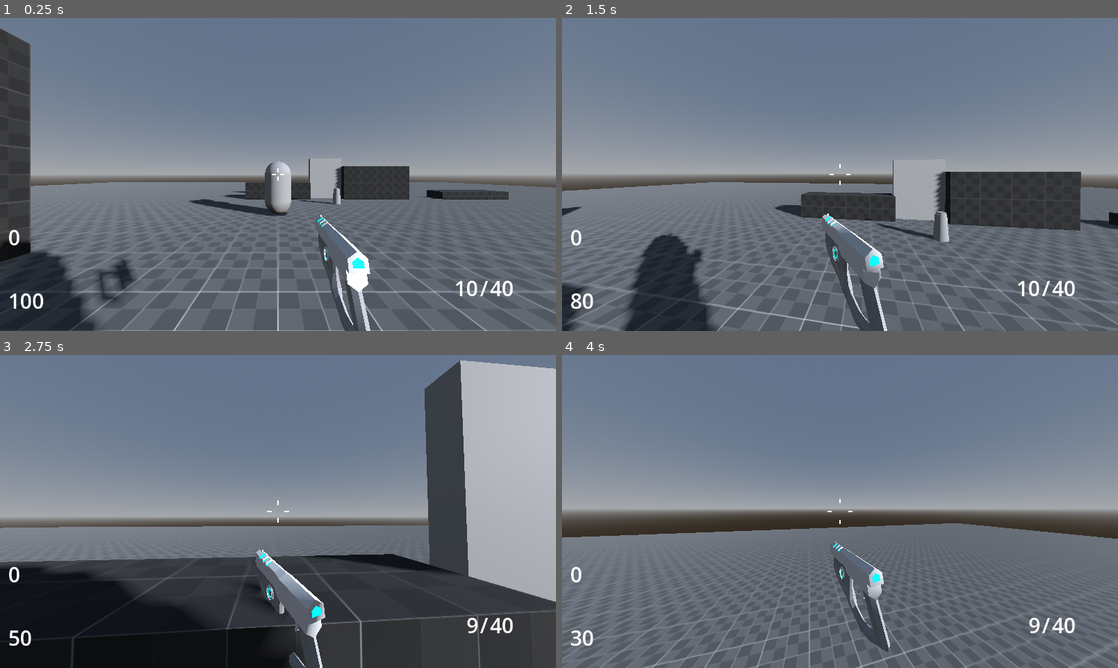
Above: before the commit, frames 1-4 (two rows, left to right).
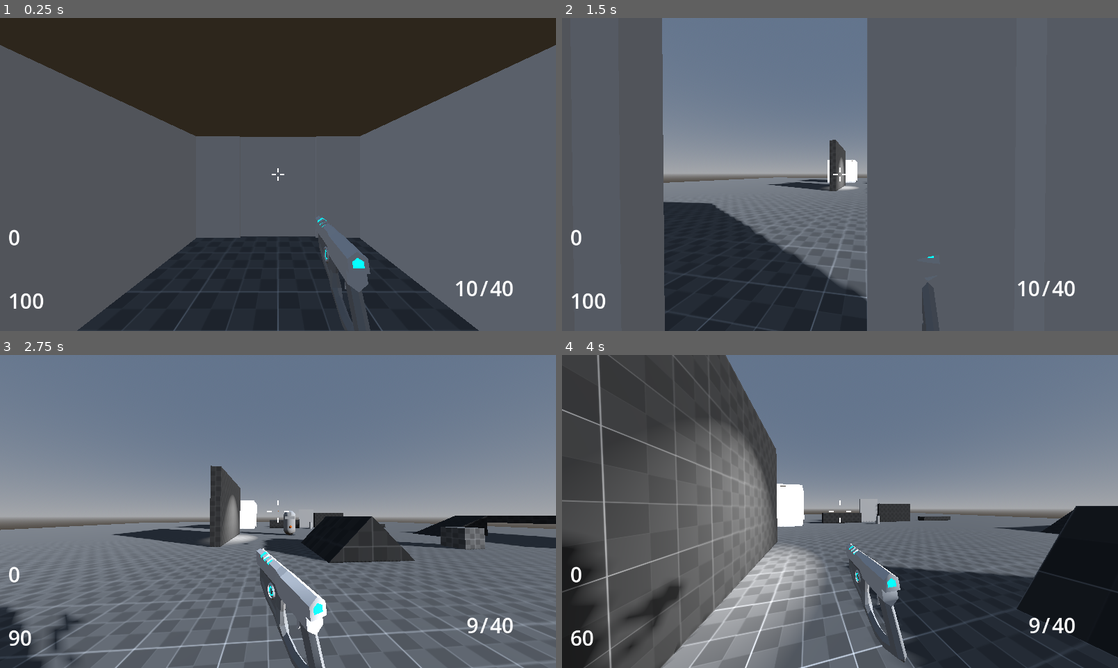
Above: after the commit, the same moments.

Repository: DiscoDragon69/2025s2-fps-Meltedvulture
Game: Godot game, scene res://Levels/dev_level.tscn
Two runs of this game, one before a commit and one after it. Both use one fixed random seed, a clock stepped at 60 frames per second and the inputs below.
Inputs (mouse positions are in pixels of both pictures, inside the frame that each line leads up to):
- Up to frame 1 (0.25 s): no input
- Up to frame 2 (1.5 s): move the mouse to (867, 174) at 0.52 s; hold Ctrl (crouch) 0.53-1.28 s; hold W (forward) from 0.53 s (still down); tap Space (jump) at 0.77 s; move the mouse to (812, 174) at 1.27 s; tap F (interact) at 1.35 s
- Up to frame 3 (2.75 s): keep holding W (forward); tap Space (jump) at 1.52 s; move the mouse to (289, 505) at 2.02 s; press the mouse at (289, 505) at 2.03 s
- Up to frame 4 (4 s): keep holding W (forward); move the mouse to (834, 517) at 2.77 s; release the mouse at (834, 517) at 2.78 s; tap Shift (sprint) at 2.85 s; tap Space (jump) at 3.02, 3.77 s; move the mouse to (878, 514) at 3.52 s; hold Mouse wheel down (weaponDown) from 3.53 s (still down)

The runs differ from the first frame. In frame 1, 81% of the frame differs, in the area x 0-100%, y 0-100%; in frame 2, 58%; in frame 3, 52%; in frame 4, 52%.

Commit message:
Backup for the great weapon migration
the great weapon migration is upon us.
The levels shall be desynced no more.

Diff:
--- a/Levels/dev_level.tscn
+++ b/Levels/dev_level.tscn
@@ -1,20 +1,22 @@
-[gd_scene load_steps=28 format=3 uid="uid://77ix2dc7fmfd"]
+[gd_scene load_steps=30 format=3 uid="uid://77ix2dc7fmfd"]
 
 [ext_resource type="Material" uid="uid://cipnbx8j3em41" path="res://Materials/Dev material.tres" id="1_7ir5h"]
 [ext_resource type="Material" uid="uid://c8f5oc8m0t56x" path="res://Materials/Dev material 2.tres" id="2_iiybt"]
 [ext_resource type="PackedScene" uid="uid://c3ffql15mo0aj" path="res://controllers/fps_controller.tscn" id="5_jy68c"]
 [ext_resource type="PackedScene" uid="uid://b5g43twq7o0jo" path="res://Scenes/Point Pickup.tscn" id="5_lllmm"]
 [ext_resource type="PackedScene" uid="uid://c3suacnati8p5" path="res://Scenes/Shooting Enemy.tscn" id="6_sh7u0"]
+[ext_resource type="PackedScene" uid="uid://b7iw6i56ry0x1" path="res://Scenes/Level Change Elevator.tscn" id="7_jq1s3"]
 [ext_resource type="PackedScene" uid="uid://cp6ha8p1oeydp" path="res://Scenes/Button and Door.tscn" id="7_xa0fl"]
+[ext_resource type="PackedScene" uid="uid://ddd2srvucv877" path="res://Levels/level_one.tscn" id="8_2pry7"]
 
 [sub_resource type="ProceduralSkyMaterial" id="ProceduralSkyMaterial_ru0gi"]
 
-[sub_resource type="Sky" id="Sky_crip2"]
+[sub_resource type="Sky" id="Sky_k0i8n"]
 sky_material = SubResource("ProceduralSkyMaterial_ru0gi")
 
 [sub_resource type="Environment" id="Environment_vi8wd"]
 background_mode = 2
-sky = SubResource("Sky_crip2")
+sky = SubResource("Sky_k0i8n")
 
 [sub_resource type="NavigationMesh" id="NavigationMesh_ant0e"]
 vertices = PackedVector3Array(-5.75, 0.5, -3.25, -4.5, 0.5, -3.5, -2.5, 0.5, -9.25, -2.5, 0.5, -10.75, -2, 0.5, -31.5,  …(1007 unchanged characters)…
@@ -202,6 +204,7 @@
 transform = Transform3D(1, 0, 0, 0, 1, 0, 0, 0, 1, 10, 1, 14)
 
 [node name="Player" parent="." instance=ExtResource("5_jy68c")]
+transform = Transform3D(1, 0, 0, 0, 1, 0, 0, 0, 1, -3, 0, 18)
 
 [node name="Shooting Enemy" parent="." instance=ExtResource("6_sh7u0")]
 transform = Transform3D(1, 0, 0, 0, 1, 0, 0, 0, 1, 0, 1, -6)
@@ -212,4 +215,12 @@
 [node name="Door Origin" parent="ButtonAndDoor" index="0"]
 transform = Transform3D(1, 0, 0, 0, 1, 0, 0, 0, 1, -1, 0, 0)
 
+[node name="FPS Elevator" parent="." instance=ExtResource("7_jq1s3")]
+transform = Transform3D(-1, 0, 8.74228e-08, 0, 1, 0, -8.74228e-08, 0, -1, -3, 1.4, 17)
+spawnpoint = true
+
+[node name="FPS Elevator2" parent="." instance=ExtResource("7_jq1s3")]
+transform = Transform3D(-1, 3.82137e-15, 8.74228e-08, -3.82137e-15, 1, -8.74228e-08, -8.74228e-08, -8.74228e-08, -1, -6, 1.4, -11)
+levelToChange = ExtResource("8_2pry7")
+
 [editable path="ButtonAndDoor"]
--- a/Levels/level_one.tscn
+++ b/Levels/level_one.tscn
@@ -1,3 +1,48 @@
-[gd_scene format=3 uid="uid://ddd2srvucv877"]
+[gd_scene load_steps=9 format=3 uid="uid://ddd2srvucv877"]
+
+[ext_resource type="Material" uid="uid://cipnbx8j3em41" path="res://Materials/Dev material.tres" id="1_mqgib"]
+[ext_resource type="PackedScene" uid="uid://b7iw6i56ry0x1" path="res://Scenes/Level Change Elevator.tscn" id="2_eqe8g"]
+[ext_resource type="PackedScene" uid="uid://c3ffql15mo0aj" path="res://controllers/fps_controller.tscn" id="3_jvavr"]
+
+[sub_resource type="ProceduralSkyMaterial" id="ProceduralSkyMaterial_qewhy"]
+
+[sub_resource type="Sky" id="Sky_crip2"]
+sky_material = SubResource("ProceduralSkyMaterial_qewhy")
+
+[sub_resource type="Environment" id="Environment_bihhx"]
+background_mode = 2
+sky = SubResource("Sky_crip2")
+
+[sub_resource type="PlaneMesh" id="PlaneMesh_hd8uv"]
+material = ExtResource("1_mqgib")
+size = Vector2(64, 64)
+
+[sub_resource type="ConcavePolygonShape3D" id="ConcavePolygonShape3D_mn26p"]
+data = PackedVector3Array(32, 0, 32, -32, 0, 32, 32, 0, -32, -32, 0, 32, -32, 0, -32, 32, 0, -32)
 
 [node name="LevelOne" type="Node3D"]
+
+[node name="DirectionalLight3D" type="DirectionalLight3D" parent="."]
+transform = Transform3D(0.582934, -0.0119615, 0.812432, -0.400235, 0.865943, 0.299925, -0.707107, -0.5, 0.5, 0, 5, 0)
+shadow_enabled = true
+
+[node name="WorldEnvironment" type="WorldEnvironment" parent="."]
+environment = SubResource("Environment_bihhx")
+
+[node name="Floor" type="MeshInstance3D" parent="."]
+mesh = SubResource("PlaneMesh_hd8uv")
+skeleton = NodePath("../..")
+
+[node name="StaticBody3D" type="StaticBody3D" parent="Floor"]
+collision_layer = 3
+collision_mask = 3
+
+[node name="CollisionShape3D" type="CollisionShape3D" parent="Floor/StaticBody3D"]
+shape = SubResource("ConcavePolygonShape3D_mn26p")
+
+[node name="FPS Elevator" parent="." instance=ExtResource("2_eqe8g")]
+transform = Transform3D(-1, 3.82137e-15, 8.74228e-08, -3.82137e-15, 1, -8.74228e-08, -8.74228e-08, -8.74228e-08, -1, 0, 1.25, 0)
+spawnpoint = true
+
+[node name="Player" parent="." instance=ExtResource("3_jvavr")]
+transform = Transform3D(1, 0, 0, 0, 1, 0, 0, 0, 1, 0, 0, -0.25)
--- a/Scenes/Level Change Elevator.tscn
+++ b/Scenes/Level Change Elevator.tscn
@@ -182,6 +182,33 @@
 
 [sub_resource type="ConvexPolygonShape3D" id="ConvexPolygonShape3D_q850b"]
 points = PackedVector3Array(0.00529976, 0.00075, 0.0125, 0.00529976, -0.00075, 0.0125, 0.00529976, 0.00075, -0.0125, -0.00372111, 0.00075, 0.0125, -0.00372111, -0.00075, 0.0125, 0.00529976, -0.00075, -0.0125, -0.00372111, 0.00075, -0.0125, -0.00372111, -0.00075, -0.0125)
+
+[sub_resource type="Animation" id="Animation_2bh1p"]
+resource_name = "Entrance Level Open"
+tracks/0/type = "value"
+tracks/0/imported = false
+tracks/0/enabled = true
+tracks/0/path = NodePath("Level Entrance Door:position")
+tracks/0/interp = 1
+tracks/0/loop_wrap = true
+tracks/0/keys = {
+"times": PackedFloat32Array(0, 1),
+"transitions": PackedFloat32Array(1, 1),
+"update": 0,
+"values": [Vector3(0, 0, 0), Vector3(-1, 0, 0)]
+}
+tracks/1/type = "value"
+tracks/1/imported = false
+tracks/1/enabled = true
+tracks/1/path = NodePath("Level Entrance Door 2:position")
+tracks/1/interp = 1
+tracks/1/loop_wrap = true
+tracks/1/keys = {
+"times": PackedFloat32Array(0, 1),
+"transitions": PackedFloat32Array(1, 1),
+"update": 0,
+"values": [Vector3(0, 0, 0), Vector3(1.25, 0, 0)]
+}
 
 [sub_resource type="Animation" id="Animation_60ibn"]
 resource_name = "Exit Level Open"
@@ -261,33 +288,6 @@
 "values": [Vector3(0, 0, 0)]
 }
 
-[sub_resource type="Animation" id="Animation_2bh1p"]
-resource_name = "Entrance Level Open"
-tracks/0/type = "value"
-tracks/0/imported = false
-tracks/0/enabled = true
-tracks/0/path = NodePath("Level Entrance Door:position")
-tracks/0/interp = 1
-tracks/0/loop_wrap = true
-tracks/0/keys = {
-"times": PackedFloat32Array(0, 1),
-"transitions": PackedFloat32Array(1, 1),
-"update": 0,
-"values": [Vector3(0, 0, 0), Vector3(-1, 0, 0)]
-}
-tracks/1/type = "value"
-tracks/1/imported = false
-tracks/1/enabled = true
-tracks/1/path = NodePath("Level Entrance Door 2:position")
-tracks/1/interp = 1
-tracks/1/loop_wrap = true
-tracks/1/keys = {
-"times": PackedFloat32Array(0, 1),
-"transitions": PackedFloat32Array(1, 1),
-"update": 0,
-"values": [Vector3(0, 0, 0), Vector3(1.25, 0, 0)]
-}
-
 [sub_resource type="AnimationLibrary" id="AnimationLibrary_4dnox"]
 _data = {
 "Entrance Level Open": SubResource("Animation_2bh1p"),
@@ -296,7 +296,7 @@
 }
 
 [sub_resource type="BoxShape3D" id="BoxShape3D_7aac0"]
-size = Vector3(4, 4, 1)
+size = Vector3(4, 2, 0.5)
 
 [node name="FPS Elevator" type="Node3D"]
 script = ExtResource("1_x2q70")
@@ -361,3 +361,15 @@
 [node name="CollisionShape3D" type="CollisionShape3D" parent="Exit Detection"]
 transform = Transform3D(1, 0, 0, 0, 1, 0, 0, 0, 1, 0, 0.5, -3.5)
 shape = SubResource("BoxShape3D_7aac0")
+
+[node name="Middle Detection" type="Area3D" parent="."]
+
+[node name="CollisionShape3D" type="CollisionShape3D" parent="Middle Detection"]
+transform = Transform3D(1, 0, 0, 0, 1, 0, 0, 0, 1, 0, -0.25, 0)
+shape = SubResource("BoxShape3D_7aac0")
+
+[node name="Timer" type="Timer" parent="."]
+one_shot = true
+
+[connection signal="body_entered" from="Exit Detection" to="." method="_on_exit_detection_body_entered"]
+[connection signal="body_entered" from="Middle Detection" to="." method="_on_middle_detection_body_entered"]
--- a/Scripts/Level Change Elevator.gd
+++ b/Scripts/Level Change Elevator.gd
@@ -1,12 +1,35 @@
 extends Node3D
 
 @onready var animationPlayer = $AnimationPlayer
+@onready var exitArea = $"Exit Detection"
+@onready var timer = $"Timer"
+
+@export var spawnpoint: bool = false
+@export var levelToChange: PackedScene
+var exited = false
 
 # Called when the node enters the scene tree for the first time.
 func _ready() -> void:
-	pass # Replace with function body.
+	if spawnpoint == true:
+		timer.start(1)
+		await timer.timeout
+		animationPlayer.play("Entrance Level Open")
 
 
-# Called every frame. 'delta' is the elapsed time since the previous frame.
-func _process(delta: float) -> void:
-	pass
+func changeLevel():
+	get_tree().change_scene_to_packed(levelToChange)
+
+
+func _on_exit_detection_body_entered(body: Node3D) -> void:
+	if body == Global.player and exited == false:
+		exited = true
+		animationPlayer.play("Exit Level Open")
+
+
+func _on_middle_detection_body_entered(body: Node3D) -> void:
+	if body == Global.player and exited == true:
+		exited = false
+		animationPlayer.play("Exit Level Open", 1, -1, true)
+		timer.start(3)
+		await timer.timeout
+		changeLevel()
--- /dev/null
+++ b/Weapons/WeaponGlobal.gd
@@ -0,0 +1 @@
+extends Node
--- a/project.godot
+++ b/project.godot
@@ -18,6 +18,7 @@
 [autoload]
 
 Global="*res://Global.gd"
+WeaponGlobal="*res://Weapons/WeaponGlobal.gd"
 
 [display]
 
